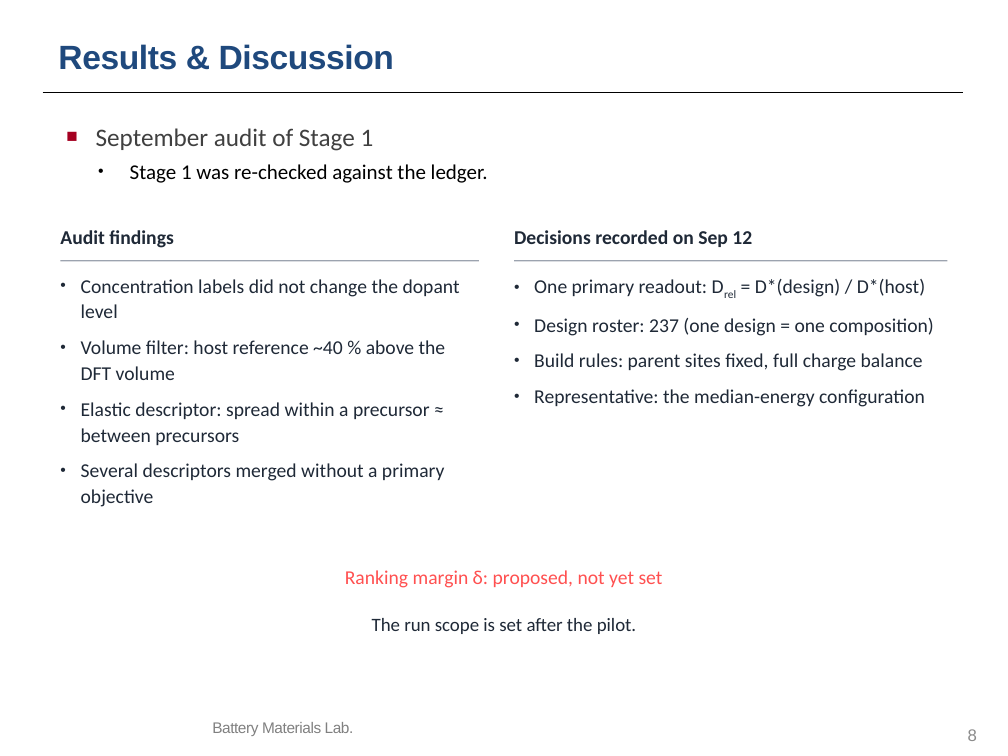
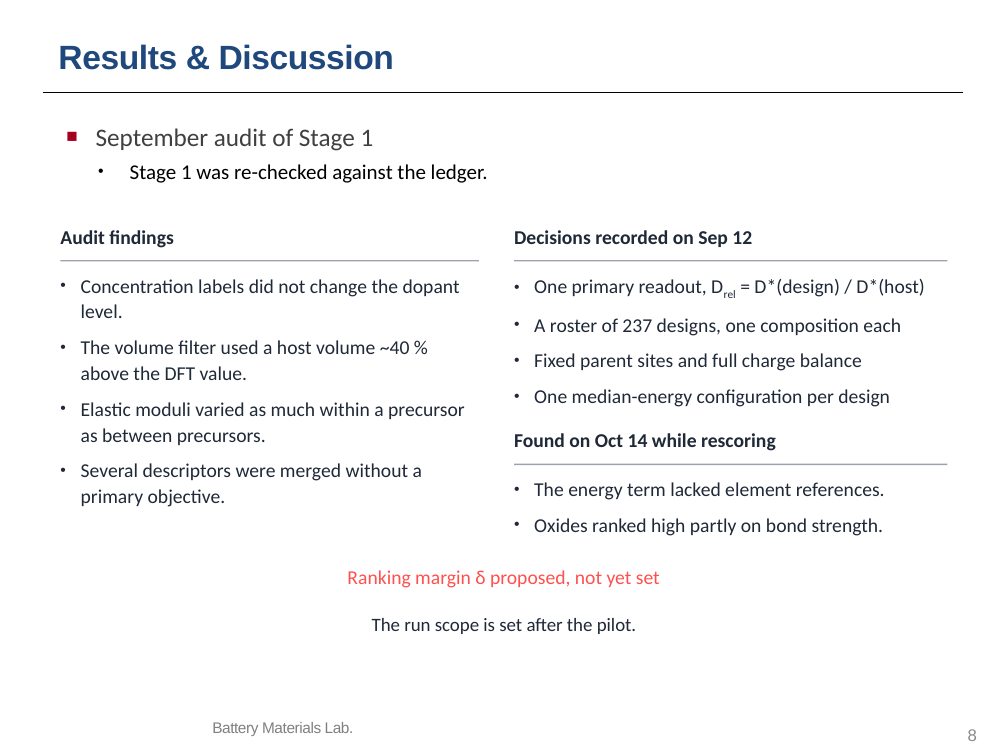
Before and after one commit to yonghoon7153-source/Yonghoon-DEM-DFT, a slide deck: slide 8 of kb/seminars/Research_Seminar_2026_10_13_cascade_progress_lean.pptx. Drawn at 1008x756 pixels with LibreOffice and Linux fonts; fonts in the diff are those of the drawing; background and template pictures are left out. Boxes give left, top, right and bottom in pixels: in the first picture for what was removed or moved away, otherwise in the second. Text is boxed around its words. In the diff, an @@ line names an element or a change of style, - is before the commit and + after.

```diff
--- a/kb/seminars/Research_Seminar_2026_10_13_cascade_progress_lean.pptx
+++ b/kb/seminars/Research_Seminar_2026_10_13_cascade_progress_lean.pptx
@@ text at [81, 279, 465, 507]: text changed @@
-• Concentration labels did not change the dopant level
-• Volume filter: host reference ~40 % above the DFT volume
-• Elastic descriptor: spread within a precursor ≈ between precursors
-• Several descriptors merged without a primary objective
+• Concentration labels did not change the dopant level.
+• The volume filter used a host volume ~40 % above the DFT value.
+• Elastic moduli varied as much within a precursor as between precursors.
+• Several descriptors were merged without a primary objective.
@@ text at [534, 279, 924, 407]: text changed @@
-• One primary readout: Drel = D*(design) / D*(host)
-• Design roster: 237 (one design = one composition)
-• Build rules: parent sites fixed, full charge balance
-• Representative: the median-energy configuration
+• One primary readout, Drel = D*(design) / D*(host)
+• A roster of 237 designs, one composition each
+• Fixed parent sites and full charge balance
+• One median-energy configuration per design
@@ text added at [514, 433, 776, 451], 14 pt, text #1F2937, bold @@
+Found on Oct 14 while rescoring
@@ rectangle added at [514, 464, 948, 465], fill #9CA3AF @@
@@ text added at [534, 482, 885, 536], 14 pt, text #1F2937 @@
+• The energy term lacked element references.
+• Oxides ranked high partly on bond strength.
@@ text at [347, 570, 660, 588]: text changed @@
-Ranking margin δ: proposed, not yet set
+Ranking margin δ proposed, not yet set
```
Also in this commit, not shown: 26 other files.
